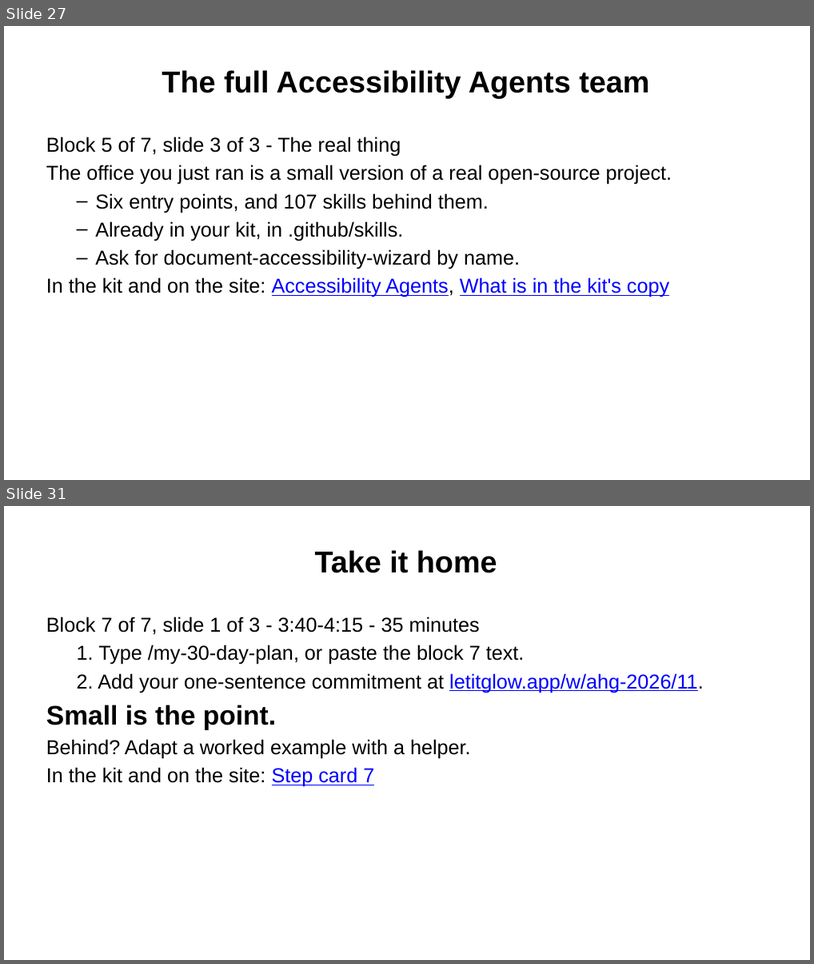
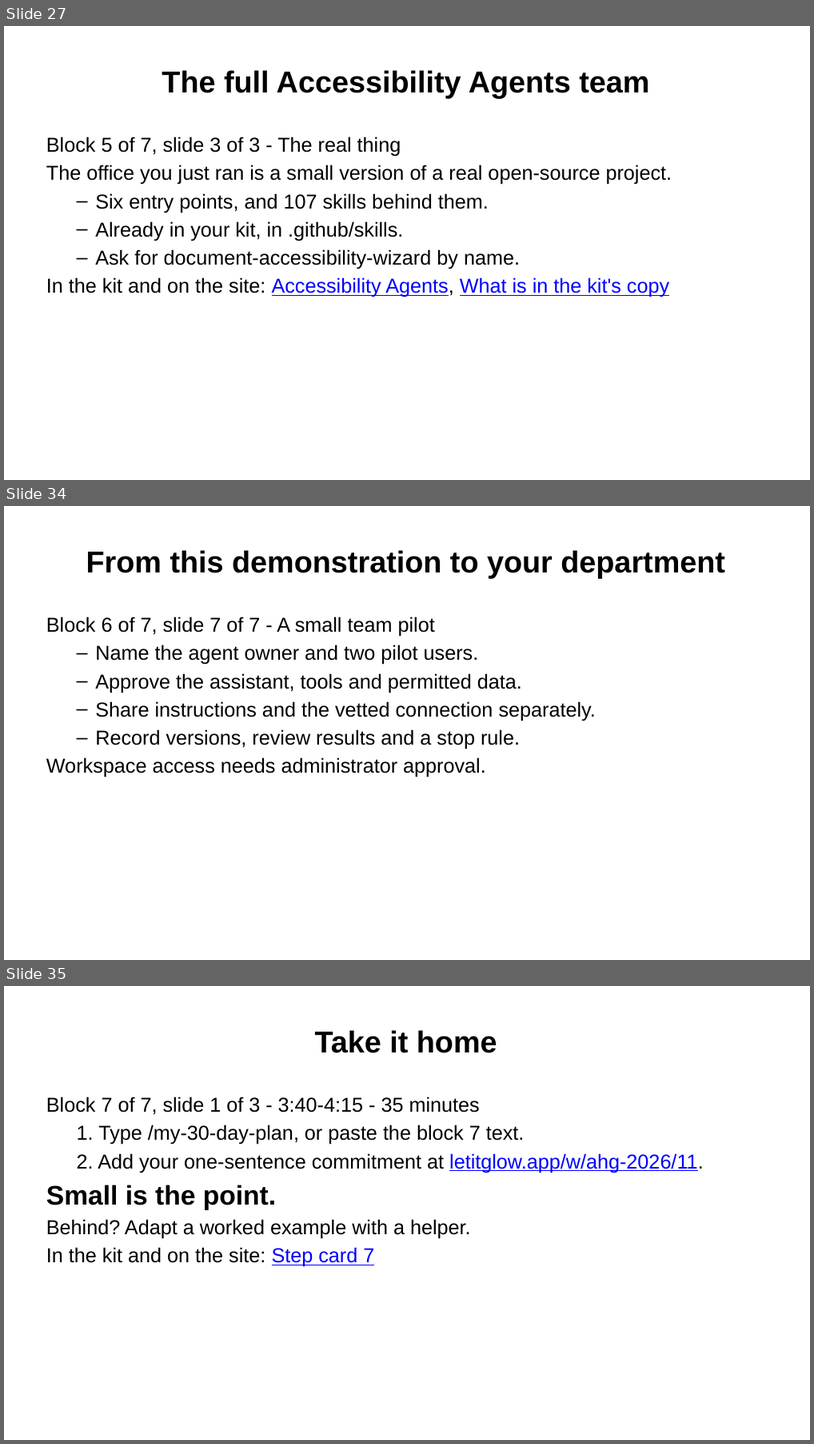
Before and after one commit to Community-Access/glow, a slide deck: docs/ahg-2026/slides.pptx. Shown one above the other, each under a label of ours: slides 27 and 31 before the commit, slides 27, 34 and 35 after it; the slides between them are not shown. The pictures are 814x964 and 814x1444 pixels, drawn with LibreOffice and Linux fonts; fonts in the diff are those of the drawing. Boxes give left, top, right and bottom in pixels: in the first picture for what was removed or moved away, otherwise in the second. Text is boxed around its words. In the diff, an @@ line names an element or a change of style, - is before the commit and + after.

```diff
--- a/docs/ahg-2026/slides.pptx
+++ b/docs/ahg-2026/slides.pptx
@@ slide 34 added at [4,506,810,960], background #FFFFFF @@
@@ title added at [86,550,726,578], 36 pt, text #000000, bold @@
+From this demonstration to your department
@@ text added at [46,616,596,777], 24 pt, text #000000 @@
+Block 6 of 7, slide 7 of 7 - A small team pilot
+  – Name the agent owner and two pilot users.
+  – Approve the assistant, tools and permitted data.
+  – Share instructions and the vetted connection separately.
+  – Record versions, review results and a stop rule.
+Workspace access needs administrator approval.
@@ what was slide 31 is now slide 35 @@
```
Also in this commit, not shown: 3 slides changed, 3 other slides added, 26 other files.
